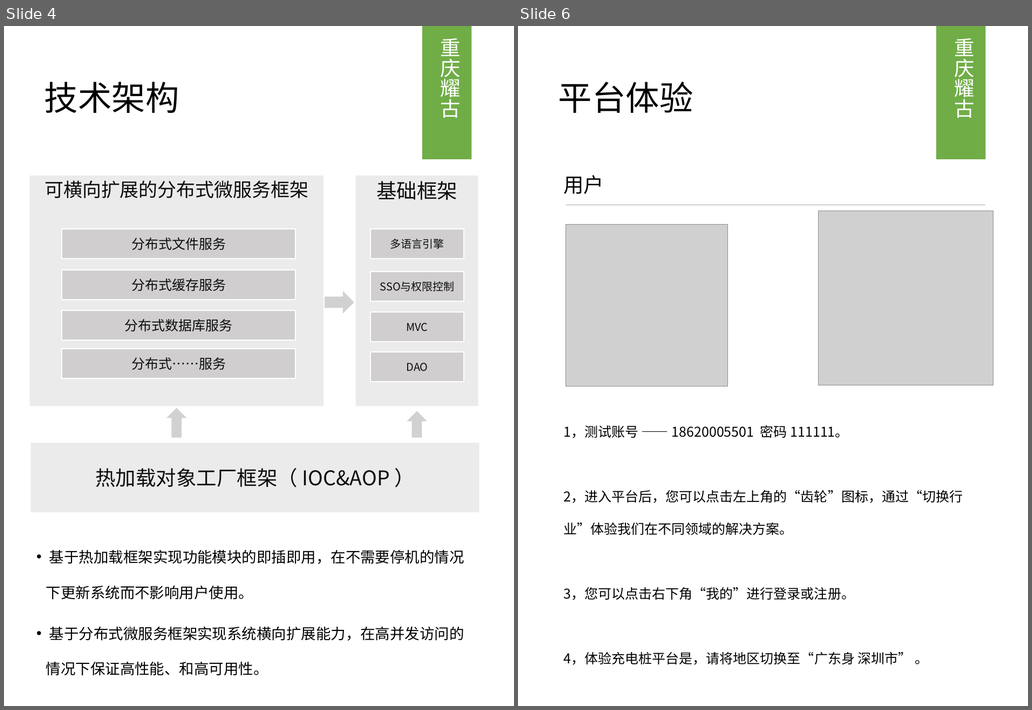
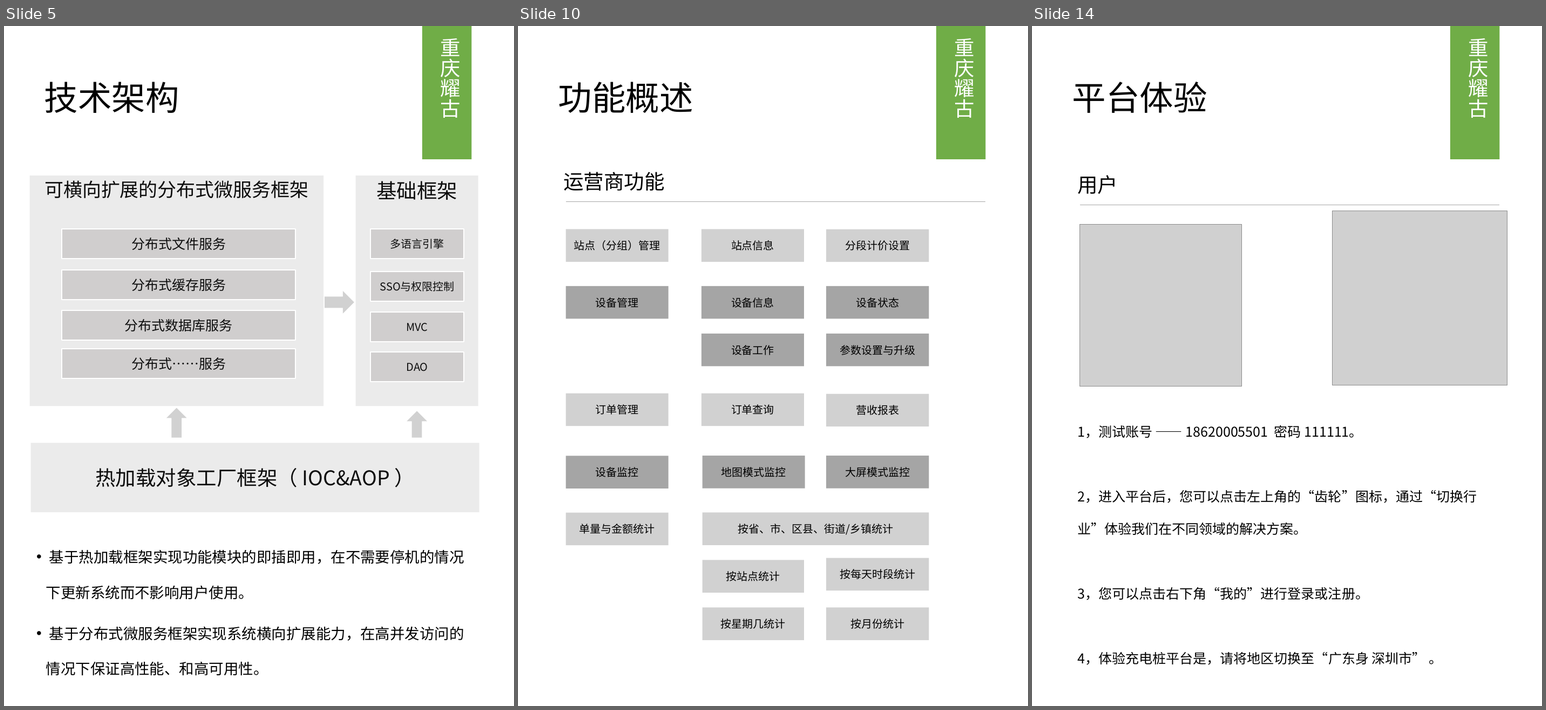
Before and after one commit to gugumall/JFramework, a slide deck: doc/IOT/可定制充电桩管理运营平台与通用物联网解决方案 - L.pptx. Shown side by side, each under a label of ours: slides 4 and 6 before the commit, slides 5, 10 and 14 after it; the slides between them are not shown. The pictures are 1032x710 and 1546x710 pixels, drawn with LibreOffice and Linux fonts; fonts in the diff are those of the drawing; grey boxes stand for pictures. Boxes give left, top, right and bottom in pixels: in the first picture for what was removed or moved away, otherwise in the second. Text is boxed around its words. In the diff, an @@ line names an element or a change of style, - is before the commit and + after.

Commit message:
更新一些功能

```diff
--- a/doc/IOT/可定制充电桩管理运营平台与通用物联网解决方案 - L.pptx
+++ b/doc/IOT/可定制充电桩管理运营平台与通用物联网解决方案 - L.pptx
@@ slide 10 added at bbox=[518, 26, 1028, 706], background #FFFFFF @@
@@ rectangle added at bbox=[936, 26, 986, 160], fill #70AD47 @@
@@ text added at bbox=[955, 38, 975, 118], 30 pt, text #FFFFFF @@
+重庆耀古
@@ text added at bbox=[558, 82, 694, 113], 50 pt, text #000000 @@
+功能概述
@@ text added at bbox=[563, 172, 664, 191], 30 pt, text #000000 @@
+运营商功能
@@ line added from (566, 202) to (986, 202), #A6A6A6 0.5 pt @@
@@ rectangle added at bbox=[566, 229, 668, 261], fill #A5A5A5 at 50% opacity, 16 pt, text #000000 @@
+站点（分组）管理
@@ rectangle added at bbox=[702, 229, 804, 261], fill #A5A5A5 at 50% opacity, 16 pt, text #000000 @@
+站点信息
@@ rectangle added at bbox=[827, 229, 929, 261], fill #A5A5A5 at 50% opacity, 16 pt, text #000000 @@
+分段计价设置
@@ rectangle added at bbox=[566, 286, 668, 319], fill #A5A5A5, 16 pt, text #000000 @@
+设备管理
@@ rectangle added at bbox=[702, 286, 804, 319], fill #A5A5A5, 16 pt, text #000000 @@
+设备信息
@@ rectangle added at bbox=[827, 286, 929, 319], fill #A5A5A5, 16 pt, text #000000 @@
+设备状态
@@ rectangle added at bbox=[702, 334, 804, 366], fill #A5A5A5, 16 pt, text #000000 @@
+设备工作
@@ rectangle added at bbox=[827, 334, 929, 366], fill #A5A5A5, 16 pt, text #000000 @@
+参数设置与升级
@@ rectangle added at bbox=[566, 393, 668, 426], fill #A5A5A5 at 50% opacity, 16 pt, text #000000 @@
+订单管理
@@ rectangle added at bbox=[702, 393, 804, 426], fill #A5A5A5 at 50% opacity, 16 pt, text #000000 @@
+订单查询
@@ rectangle added at bbox=[827, 394, 929, 427], fill #A5A5A5 at 50% opacity, 16 pt, text #000000 @@
+营收报表
@@ rectangle added at bbox=[566, 456, 668, 489], fill #A5A5A5, 16 pt, text #000000 @@
+设备监控
@@ rectangle added at bbox=[703, 456, 805, 489], fill #A5A5A5, 16 pt, text #000000 @@
+地图模式监控
@@ rectangle added at bbox=[827, 456, 929, 489], fill #A5A5A5, 16 pt, text #000000 @@
+大屏模式监控
@@ rectangle added at bbox=[566, 513, 668, 545], fill #A5A5A5 at 50% opacity, 16 pt, text #000000 @@
+单量与金额统计
@@ rectangle added at bbox=[703, 513, 929, 545], fill #A5A5A5 at 50% opacity, 16 pt, text #000000 @@
+按省、市、区县、街道/乡镇统计
@@ rectangle added at bbox=[703, 560, 804, 592], fill #A5A5A5 at 50% opacity, 16 pt, text #000000 @@
+按站点统计
@@ rectangle added at bbox=[827, 558, 929, 591], fill #A5A5A5 at 50% opacity, 16 pt, text #000000 @@
+按每天时段统计
@@ rectangle added at bbox=[703, 608, 804, 641], fill #A5A5A5 at 50% opacity, 16 pt, text #000000 @@
+按星期几统计
@@ rectangle added at bbox=[827, 608, 929, 641], fill #A5A5A5 at 50% opacity, 16 pt, text #000000 @@
+按月份统计
@@ what was slide 4 is now slide 5 @@
@@ what was slide 6 is now slide 14 @@
```
Also in this commit, not shown: 2 slides changed, 7 other slides added, 40 other files.
